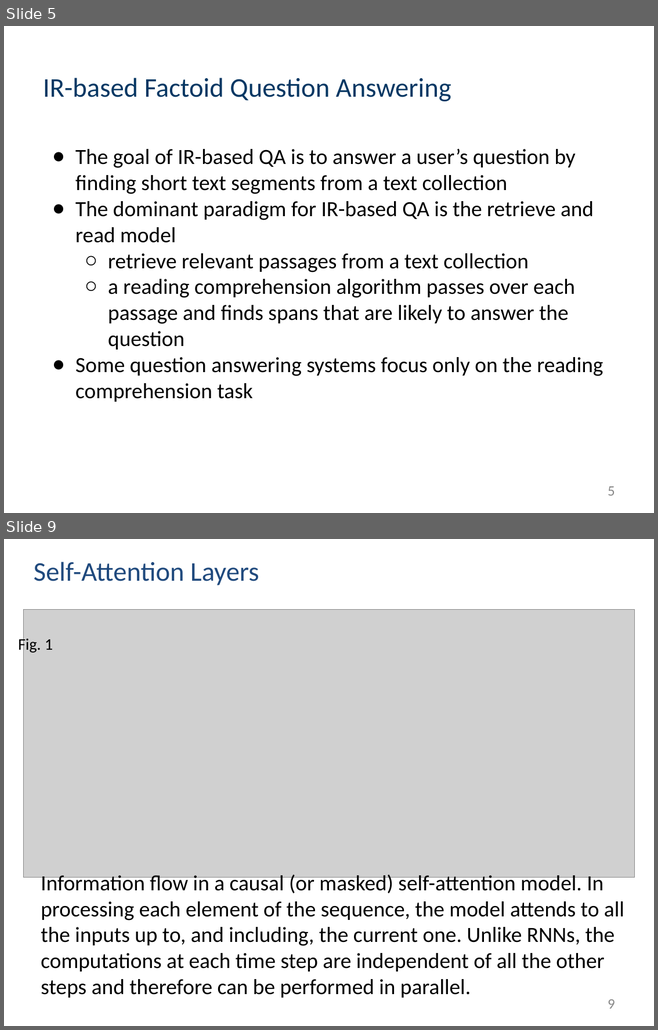
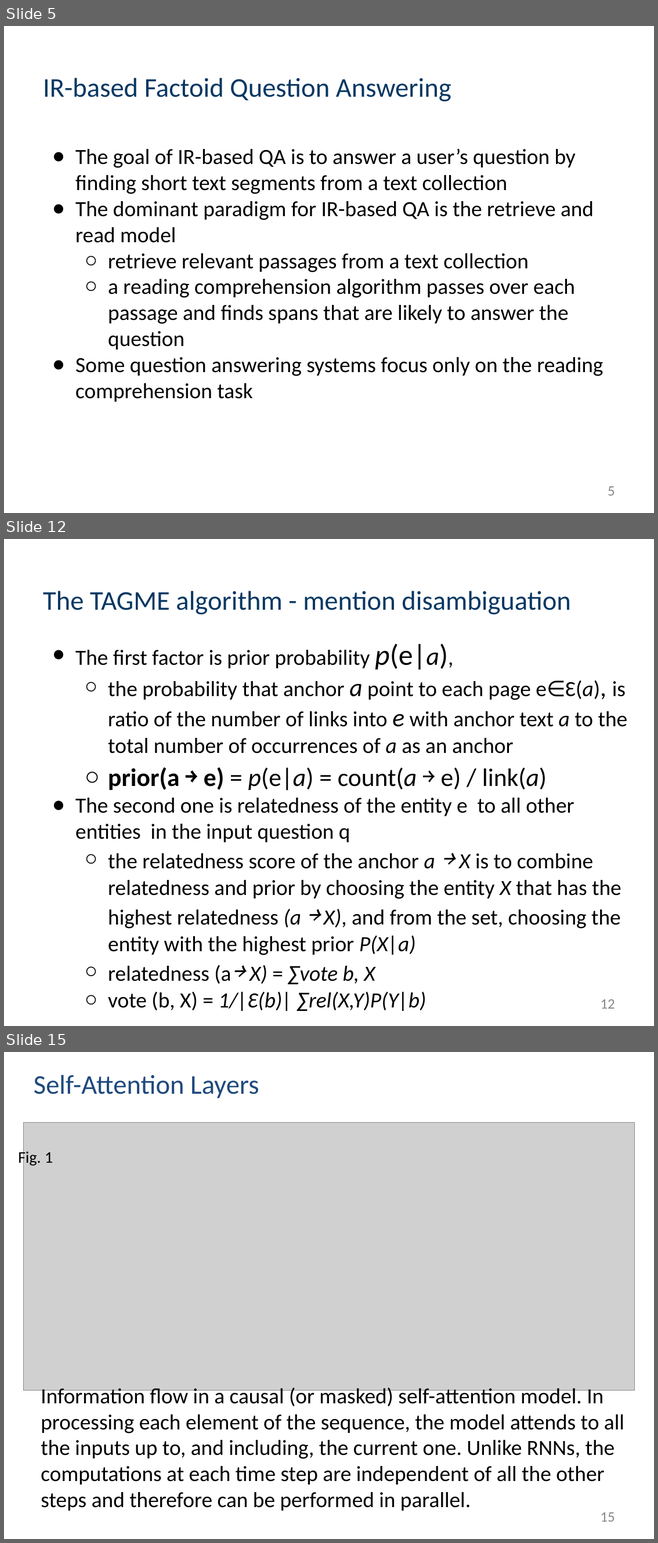
Before and after one commit to muyun/dev.nllp, a slide deck: docs/question-answering-draft.pptx. Shown one above the other, each under a label of ours: slides 5 and 9 before the commit, slides 5, 12 and 15 after it; the slides between them are not shown. The pictures are 658x1030 and 658x1543 pixels, drawn with LibreOffice and Linux fonts; fonts in the diff are those of the drawing; grey boxes stand for pictures. Boxes give left, top, right and bottom in pixels: in the first picture for what was removed or moved away, otherwise in the second. Text is boxed around its words. In the diff, an @@ line names an element or a change of style, - is before the commit and + after.

```diff
--- a/docs/question-answering-draft.pptx
+++ b/docs/question-answering-draft.pptx
@@ slide 12 added at box(4, 539, 654, 1026), background #FFFFFF @@
@@ title added at box(43, 591, 571, 614), 30 pt, text #073763 @@
+The TAGME algorithm - mention disambiguation
@@ text added at box(75, 644, 628, 1011), 24 pt, text #000000 @@
+● The first factor is prior probability p(e|a),
+  ○ the probability that anchor a point to each page e∈Ɛ(a), is ratio of the number of links into e with anchor text a to the total number of occurrences of a as an anchor
+  ○ prior(a ￫ e) = p(e|a) = count(a ￫ e) / link(a)
+● The second one is relatedness of the entity e to all other entities in the input question q
+  ○ the relatedness score of the anchor a ￫ X is to combine relatedness and prior by choosing the entity X that has the highest relatedness (a ￫ X), and from the set, choosing the entity with the highest prior P(X|a)
+  ○ relatedness (a￫ X) = ∑vote b, X
+  ○ vote (b, X) = 1/|Ɛ(b)| ∑rel(X,Y)P(Y|b)
@@ page number added at box(600, 1000, 615, 1009), 16 pt, text #888888 @@
+12
@@ what was slide 9 is now slide 15 @@
@@ page number at box(600, 1513, 615, 1522): text changed @@
-9
+15
```
Also in this commit, not shown: 2 slides changed, 6 other slides added, 1 slide removed, 5 other files.
